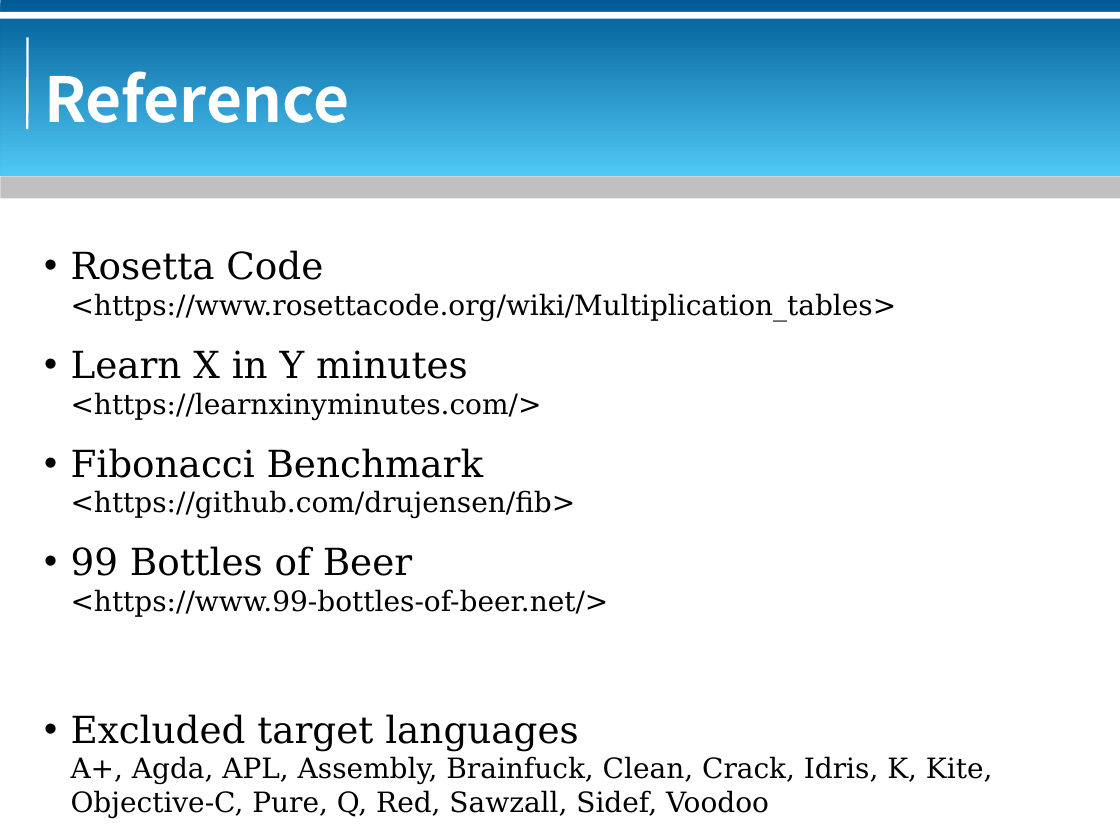
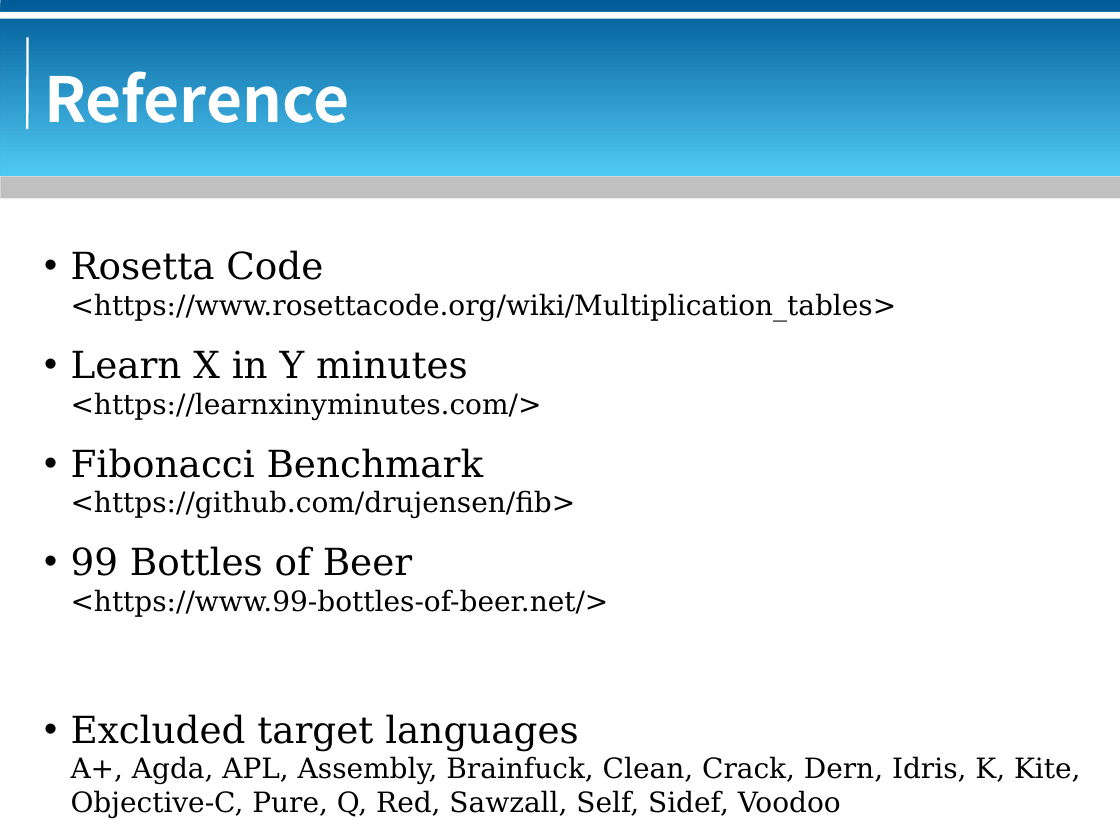
Before and after one commit to bluebat/.presentations, a slide deck: slide 69 of multiplication-table.odp (slide 67 before the commit). Drawn at 1120x840 pixels with LibreOffice and Linux fonts; fonts in the diff are those of the drawing; background and template pictures are left out. Boxes give left, top, right and bottom in pixels: in the first picture for what was removed or moved away, otherwise in the second. Text is boxed around its words. In the diff, an @@ line names an element or a change of style, - is before the commit and + after.

```diff
--- a/multiplication-table.odp
+++ b/multiplication-table.odp
@@ text at <box>71,756,1080,818</box>: text changed @@
-A+, Agda, APL, Assembly, Brainfuck, Clean, Crack, Idris, K, Kite, Objective-C, Pure, Q, Red, Sawzall, Sidef, Voodoo
+A+, Agda, APL, Assembly, Brainfuck, Clean, Crack, Dern, Idris, K, Kite, Objective-C, Pure, Q, Red, Sawzall, Self, Sidef, Voodoo
```
Also in this commit, not shown: 5 other slides changed, 2 slides added.
